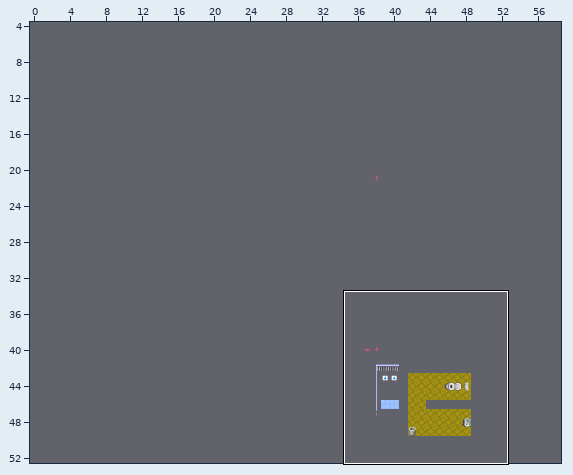
A Tiled map (JSON) gets an edit: maps/zl-og.json. The first picture is a wide view before the edit; the outline marks the close-up.
Close-up. Old version:
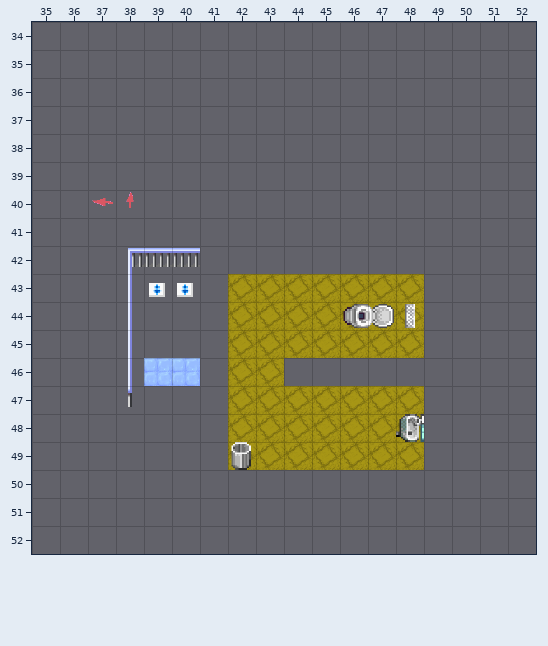
Cells are 32x32 px. Shown: x 35..52, y 34..52. The commit also changed other parts of the map, which this record leaves out.
The result:
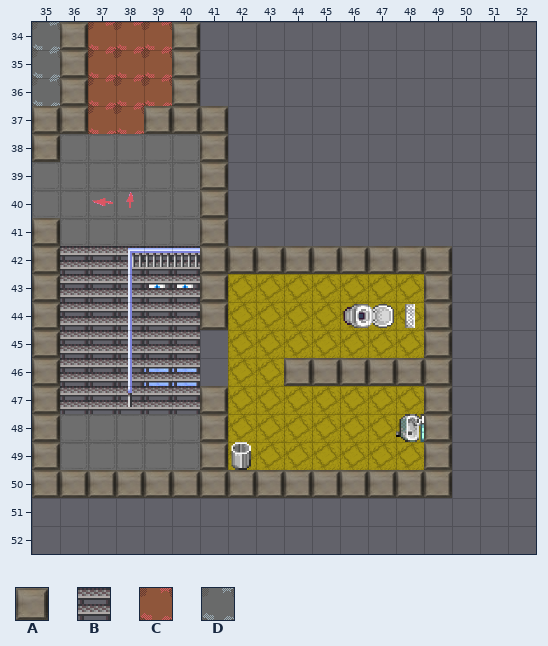
Key: from "floortileset": A 35; from "office_1": B 117; from "z-Labor-floor3434": C 0, D 8.
_ is an empty cell, . an unchanged one.
Tiles of an added or newly shown layer are drawn over the layers below it.
The exact change:
--- layer "floor" (now shown)
@@ x 35..49 @@
-34 ______.........
-35 ______.........
-36 ______.........
-37 _______........
-38 _....._........
-39 ......_........
-40 ......_........
-41 _....._........
-42 _______________
-43 _______......._
-44 _______......._
-45 ______........_
-46 ______...______
-47 _______......._
-48 _....._......._
-49 _....._......._
-50 _______________
+34 DACCCA.........
+35 DACCCA.........
+36 DACCCA.........
+37 AACCAAA........
+38 A.....A........
+39 ......A........
+40 ......A........
+41 A.....A........
+42 ABBBBBAAAAAAAAA
+43 ABBBBBA.......A
+44 ABBBBBA.......A
+45 ABBBBB........A
+46 ABBBBB...AAAAAA
+47 ABBBBBA.......A
+48 A.....A.......A
+49 A.....A.......A
+50 AAAAAAAAAAAAAAA
Pixel boxes of the changes (left, top, right, bottom) in both close-ups:
added: (32, 22, 452, 498)
